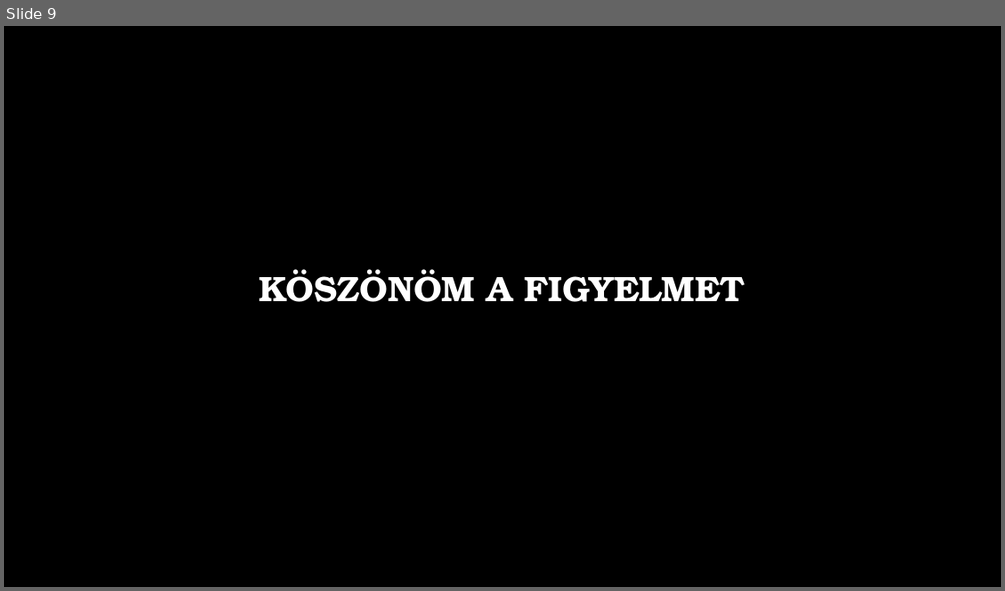
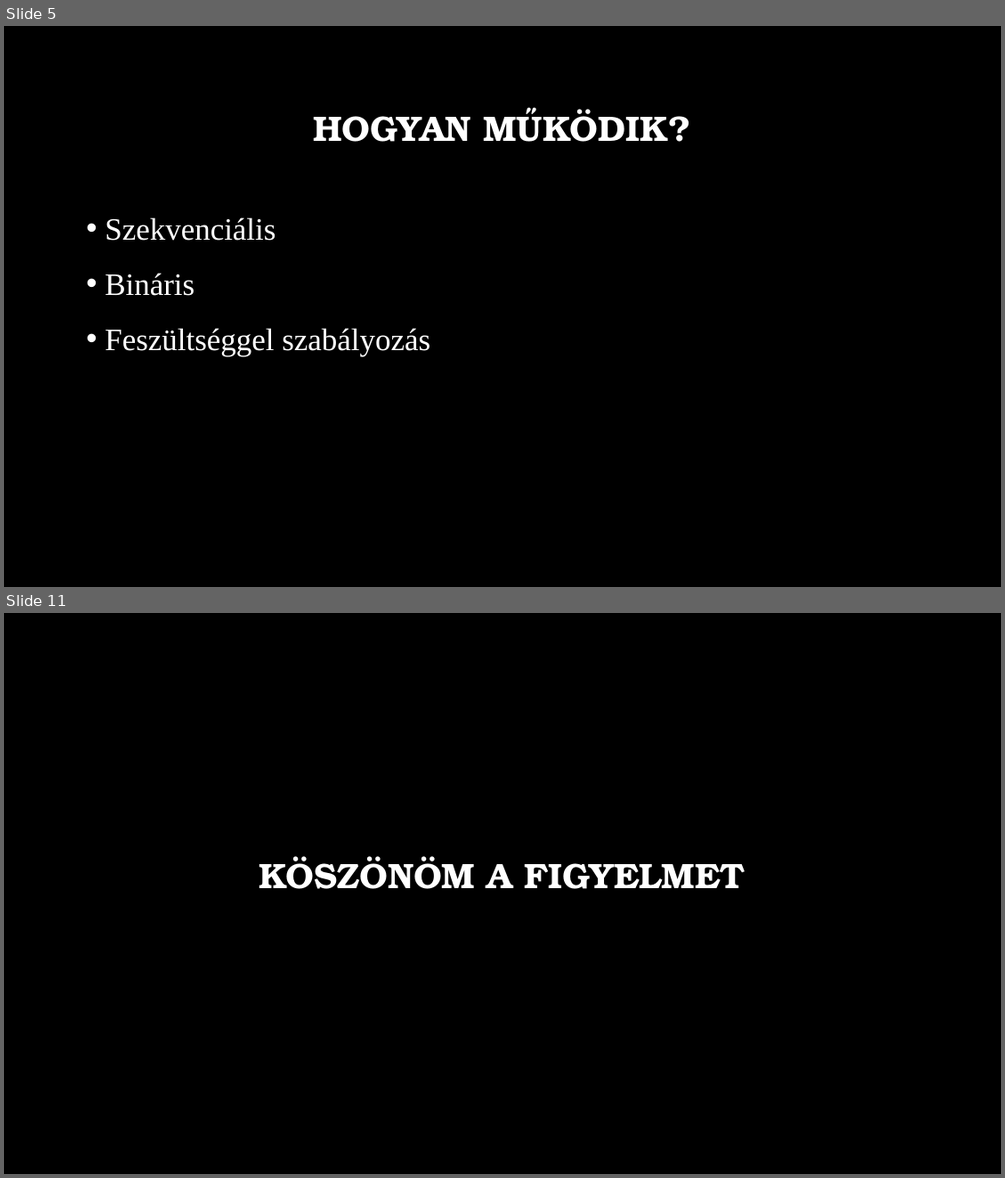
Before and after one commit to MszrsRicsi/Paprika, a slide deck: Processzorok.pptx. Shown one above the other, each under a label of ours: slide 9 before the commit, slides 5 and 11 after it; the slides between them are not shown. The pictures are 1005x591 and 1005x1178 pixels, drawn with LibreOffice and Linux fonts; fonts in the diff are those of the drawing; background and template pictures are left out. Boxes give left, top, right and bottom in pixels: in the first picture for what was removed or moved away, otherwise in the second. Text is boxed around its words. In the diff, an @@ line names an element or a change of style, - is before the commit and + after.

```diff
--- a/Processzorok.pptx
+++ b/Processzorok.pptx
@@ slide 5 added at (4,26,1001,587), background picture (left out) @@
@@ title added at (313,107,691,142), 34 pt, text #FFFFFF, bold @@
+HOGYAN MŰKÖDIK?
@@ text added at (105,217,430,356), 30 pt, text #FFFFFF @@
+• Szekvenciális
+• Bináris
+• Feszültséggel szabályozás
@@ what was slide 9 is now slide 11 @@
```
Also in this commit, not shown: 3 slides changed, 5 other slides added, 4 slides removed.
